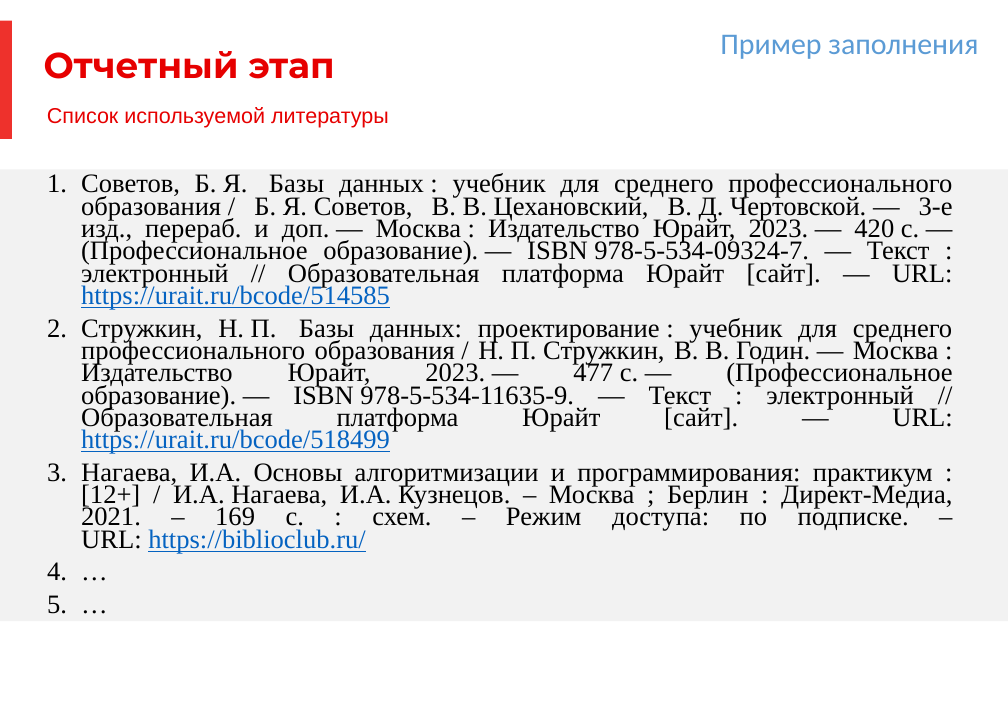
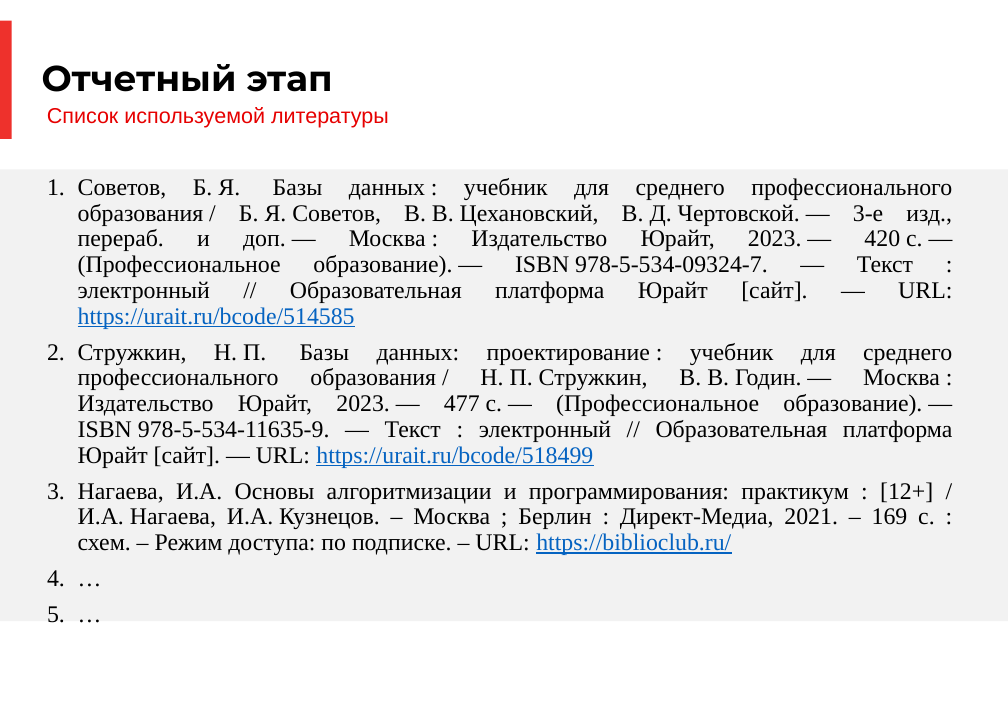
Before and after one commit to a-attendee/practice-2, a slide deck: slide 14 of docs/Prilozhenie 1 k individualnomu zadaniyu UP. PM.03 (shablon otcheta dlya zapolneniya).pptx. Drawn at 1008x713 pixels with LibreOffice and Linux fonts; fonts in the diff are those of the drawing; background and template pictures are left out. Boxes give left, top, right and bottom in pixels: in the first picture for what was removed or moved away, otherwise in the second. Text is boxed around its words. In the diff, an @@ line names an element or a change of style, - is before the commit and + after.

```diff
--- a/docs/Prilozhenie 1 k individualnomu zadaniyu UP. PM.03 (shablon otcheta dlya zapolneniya).pptx
+++ b/docs/Prilozhenie 1 k individualnomu zadaniyu UP. PM.03 (shablon otcheta dlya zapolneniya).pptx
@@ title "Отчетный этап": place and size @@
-title "Отчетный этап" at bbox=[44, 51, 335, 79]
+title "Отчетный этап" at bbox=[42, 64, 333, 92]
@@ title "Отчетный этап" at bbox=[42, 64, 333, 92]: text colour #E60000 to #000000 @@
@@ text removed at bbox=[720, 35, 978, 59] @@
-Пример заполнения
@@ text "Советов, Б. Я. Базы данных ..." at bbox=[78, 178, 952, 555]: size 22.2 to 19.9 pt; indent changed; line spacing 0.7 to 0.9 @@
```
Also in this commit, not shown: 14 other slides changed, 27 other files.
